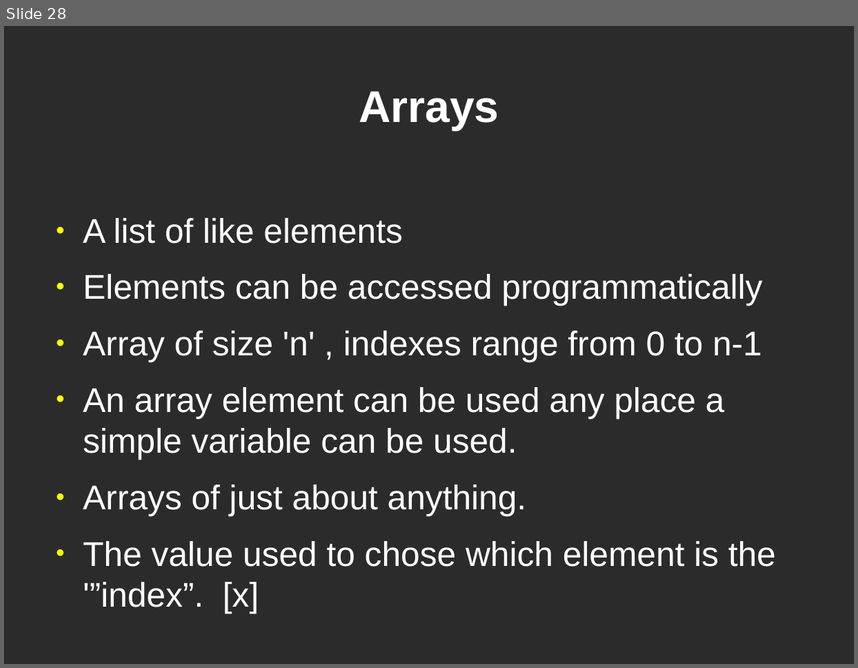
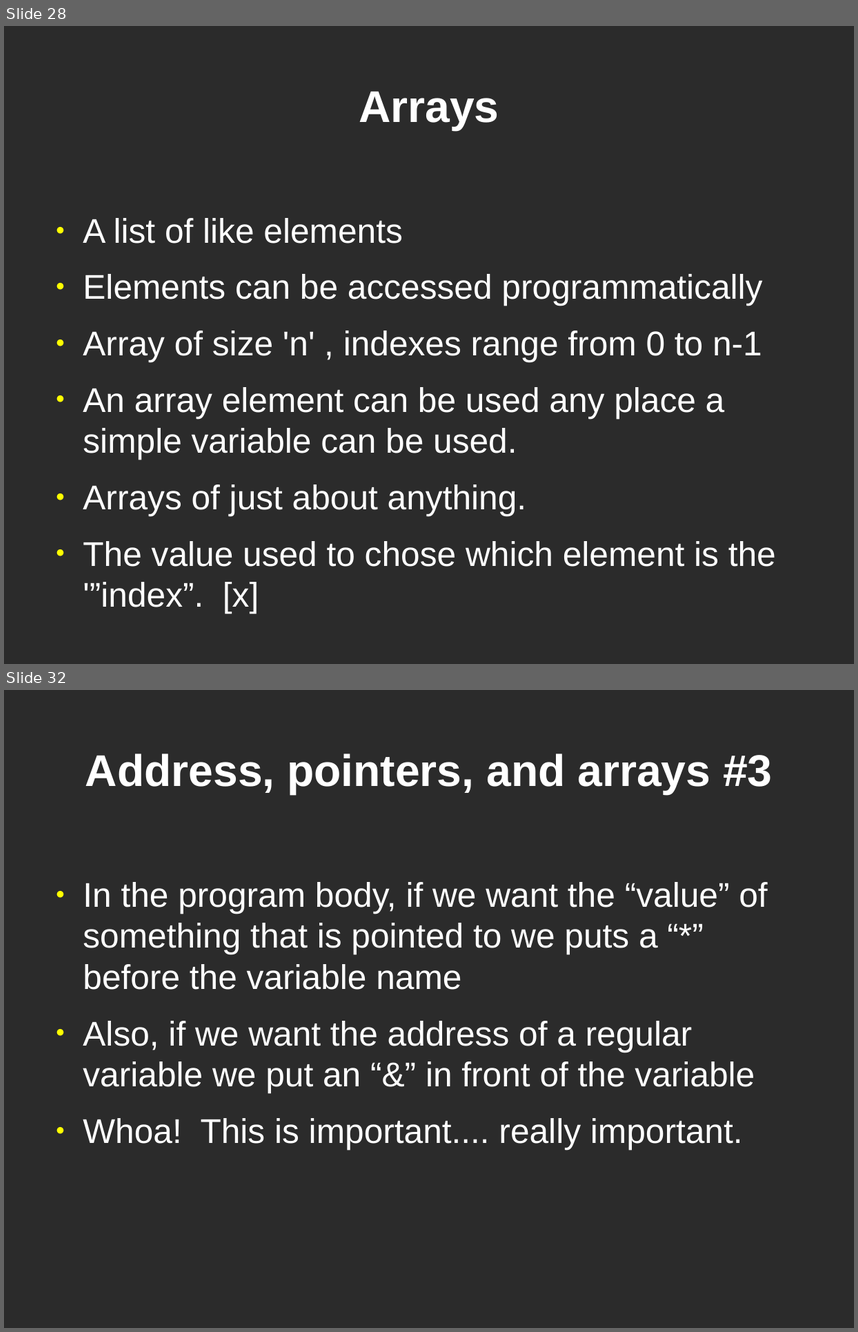
Before and after one commit to dklamet/class, a slide deck: docs/class.odp. Shown one above the other, each under a label of ours: slide 28 before the commit, slides 28 and 32 after it; the slides between them are not shown. The pictures are 858x668 and 858x1332 pixels, drawn with LibreOffice and Linux fonts; fonts in the diff are those of the drawing; background and template pictures are left out; a plain dark background stands for a picture behind light text. Boxes give left, top, right and bottom in pixels: in the first picture for what was removed or moved away, otherwise in the second. Text is boxed around its words. In the diff, an @@ line names an element or a change of style, - is before the commit and + after.

```diff
--- a/docs/class.odp
+++ b/docs/class.odp
@@ slide 32 added at bbox=[4, 690, 854, 1328], background picture (left out) @@
@@ title added at bbox=[85, 753, 772, 794], 41.4 pt, text #FFFFFF, bold @@
+Address, pointers, and arrays #3
@@ text added at bbox=[83, 882, 767, 1149], 32 pt, text #FFFFFF @@
+● In the program body, if we want the “value” of something that is pointed to we puts a “*” before the variable name
+● Also, if we want the address of a regular variable we put an “&” in front of the variable
+● Whoa! This is important.... really important.
```
Also in this commit, not shown: 6 other slides added, 6 other files.
